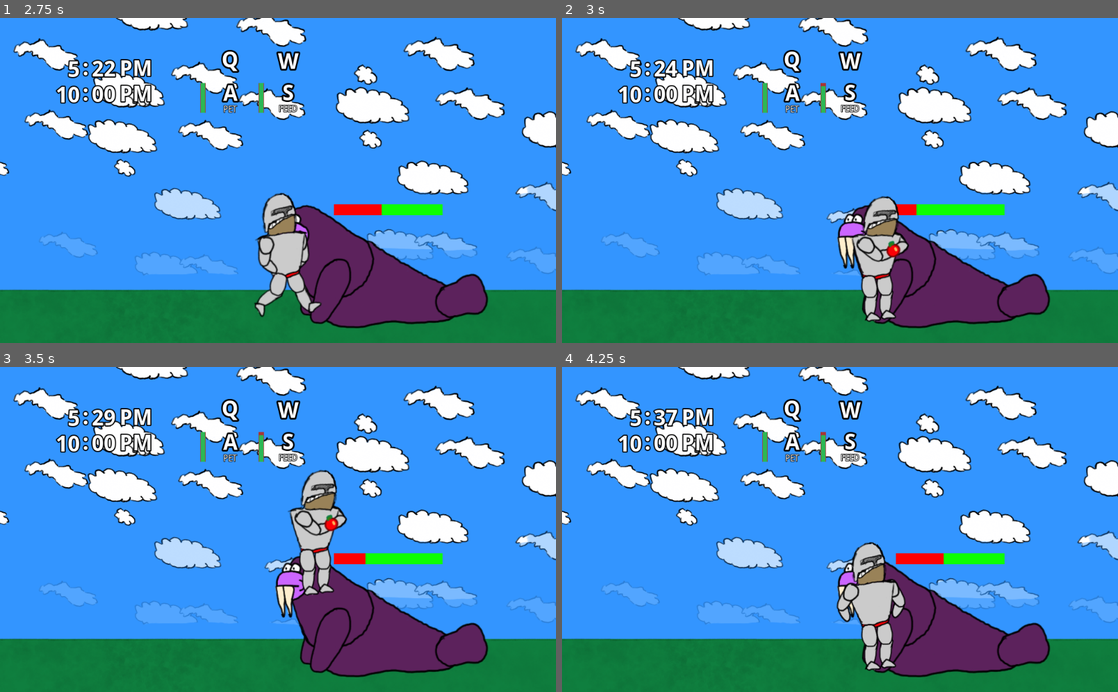
Above: before the commit, frames 1-4 (two rows, left to right).
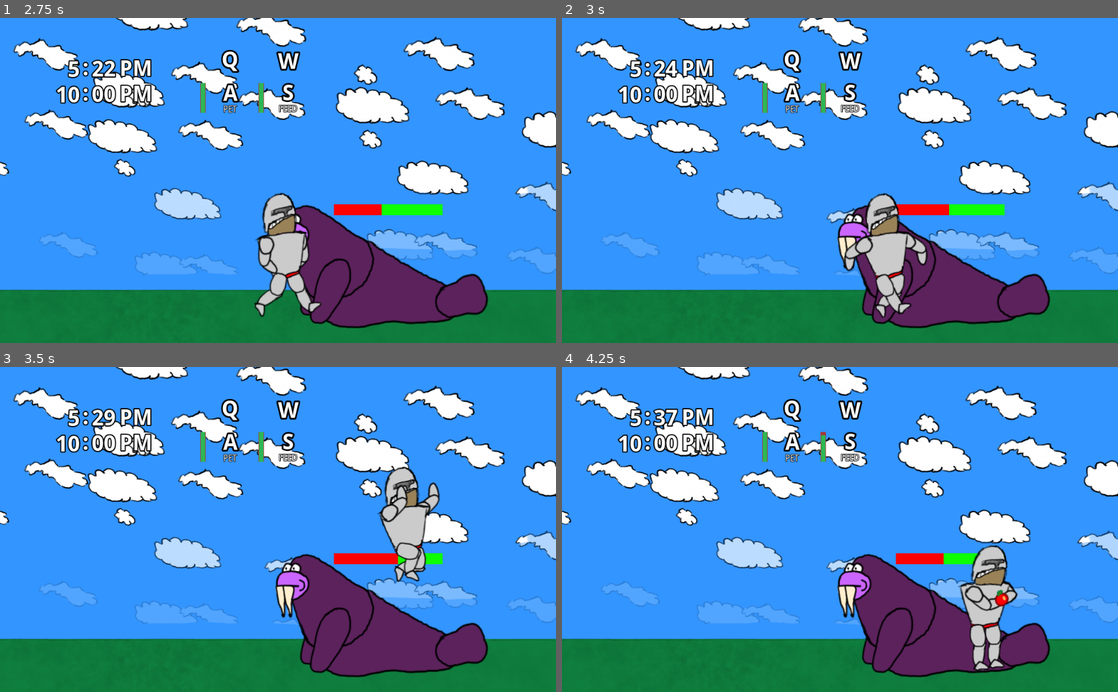
Above: after the commit, the same moments.

Repository: Wall-Dough/unstable
Game: Godot game, scene res://level_select/LevelSelect.tscn
The game is run twice, just before and just after one commit, with the same random seed, the same clock (stepped at 60 frames per second) and the same inputs.
Inputs:
- Up to frame 1 (2.75 s): tap Enter (ui_accept) at 0.5 s; hold Right (move_right) 0.53-1.28 s; hold X (give, bound only after the commit) 0.53-1.28 s; tap Up (jump) at 0.77, 1.52 s; hold Down (ui_down) 1.28-2.03 s; tap S (give, bound only before the commit) at 1.35 s; hold Right (move_right) from 2.03 s (still down); hold X (give, bound only after the commit) from 2.03 s (still down)
- Up to frame 2 (3 s): keep holding Right (move_right); release X (give, bound only after the commit) at 2.78 s; tap S (give, bound only before the commit) at 2.85 s
- Up to frame 3 (3.5 s): keep holding Right (move_right); tap Up (jump) at 3.02 s
- Up to frame 4 (4.25 s): release Right (move_right) at 3.53 s; hold Z (kick_left, bound only after the commit) from 3.53 s (still down); hold X (give, bound only after the commit) from 3.53 s (still down); tap Up (jump) at 3.77 s

Frame 1 is identical in both runs. In frame 2, 2.5% of the frame differs, in the area x 46-70%, y 19-94%; in frame 3, 4.9%; in frame 4, 5.0%, in the area x 49-82%, y 53-94%.

Commit message:
Update controls

Diff:
--- a/project.godot
+++ b/project.godot
@@ -22,37 +22,37 @@
 
 pet={
 "deadzone": 0.5,
-"events": [ Object(InputEventKey,"resource_local_to_scene":false,"resource_name":"","device":0,"alt":false,"shift":false,"control":false,"meta":false,"command":false,"pressed":false,"scancode":65,"unicode":0,"echo":false,"script":null)
+"events": [ Object(InputEventKey,"resource_local_to_scene":false,"resource_name":"","device":0,"alt":false,"shift":false,"control":false,"meta":false,"command":false,"pressed":false,"scancode":90,"unicode":0,"echo":false,"script":null)
 , Object(InputEventJoypadButton,"resource_local_to_scene":false,"resource_name":"","device":0,"button_index":4,"pressure":0.0,"pressed":false,"script":null)
  ]
 }
 give={
 "deadzone": 0.5,
-"events": [ Object(InputEventKey,"resource_local_to_scene":false,"resource_name":"","device":0,"alt":false,"shift":false,"control":false,"meta":false,"command":false,"pressed":false,"scancode":83,"unicode":0,"echo":false,"script":null)
+"events": [ Object(InputEventKey,"resource_local_to_scene":false,"resource_name":"","device":0,"alt":false,"shift":false,"control":false,"meta":false,"command":false,"pressed":false,"scancode":88,"unicode":0,"echo":false,"script":null)
 , Object(InputEventJoypadButton,"resource_local_to_scene":false,"resource_name":"","device":0,"button_index":5,"pressure":0.0,"pressed":false,"script":null)
  ]
 }
 punch_left={
 "deadzone": 0.5,
-"events": [ Object(InputEventKey,"resource_local_to_scene":false,"resource_name":"","device":0,"alt":false,"shift":false,"control":false,"meta":false,"command":false,"pressed":false,"scancode":81,"unicode":0,"echo":false,"script":null)
+"events": [ Object(InputEventKey,"resource_local_to_scene":false,"resource_name":"","device":0,"alt":false,"shift":false,"control":false,"meta":false,"command":false,"pressed":false,"scancode":65,"unicode":0,"echo":false,"script":null)
 , Object(InputEventJoypadButton,"resource_local_to_scene":false,"resource_name":"","device":0,"button_index":4,"pressure":0.0,"pressed":false,"script":null)
  ]
 }
 punch_right={
 "deadzone": 0.5,
-"events": [ Object(InputEventKey,"resource_local_to_scene":false,"resource_name":"","device":0,"alt":false,"shift":false,"control":false,"meta":false,"command":false,"pressed":false,"scancode":87,"unicode":0,"echo":false,"script":null)
+"events": [ Object(InputEventKey,"resource_local_to_scene":false,"resource_name":"","device":0,"alt":false,"shift":false,"control":false,"meta":false,"command":false,"pressed":false,"scancode":83,"unicode":0,"echo":false,"script":null)
 , Object(InputEventJoypadButton,"resource_local_to_scene":false,"resource_name":"","device":0,"button_index":5,"pressure":0.0,"pressed":false,"script":null)
  ]
 }
 kick_left={
 "deadzone": 0.5,
-"events": [ Object(InputEventKey,"resource_local_to_scene":false,"resource_name":"","device":0,"alt":false,"shift":false,"control":false,"meta":false,"command":false,"pressed":false,"scancode":65,"unicode":0,"echo":false,"script":null)
+"events": [ Object(InputEventKey,"resource_local_to_scene":false,"resource_name":"","device":0,"alt":false,"shift":false,"control":false,"meta":false,"command":false,"pressed":false,"scancode":90,"unicode":0,"echo":false,"script":null)
 , Object(InputEventJoypadButton,"resource_local_to_scene":false,"resource_name":"","device":0,"button_index":6,"pressure":0.0,"pressed":false,"script":null)
  ]
 }
 kick_right={
 "deadzone": 0.5,
-"events": [ Object(InputEventKey,"resource_local_to_scene":false,"resource_name":"","device":0,"alt":false,"shift":false,"control":false,"meta":false,"command":false,"pressed":false,"scancode":83,"unicode":0,"echo":false,"script":null)
+"events": [ Object(InputEventKey,"resource_local_to_scene":false,"resource_name":"","device":0,"alt":false,"shift":false,"control":false,"meta":false,"command":false,"pressed":false,"scancode":88,"unicode":0,"echo":false,"script":null)
 , Object(InputEventJoypadButton,"resource_local_to_scene":false,"resource_name":"","device":0,"button_index":7,"pressure":0.0,"pressed":false,"script":null)
  ]
 }
